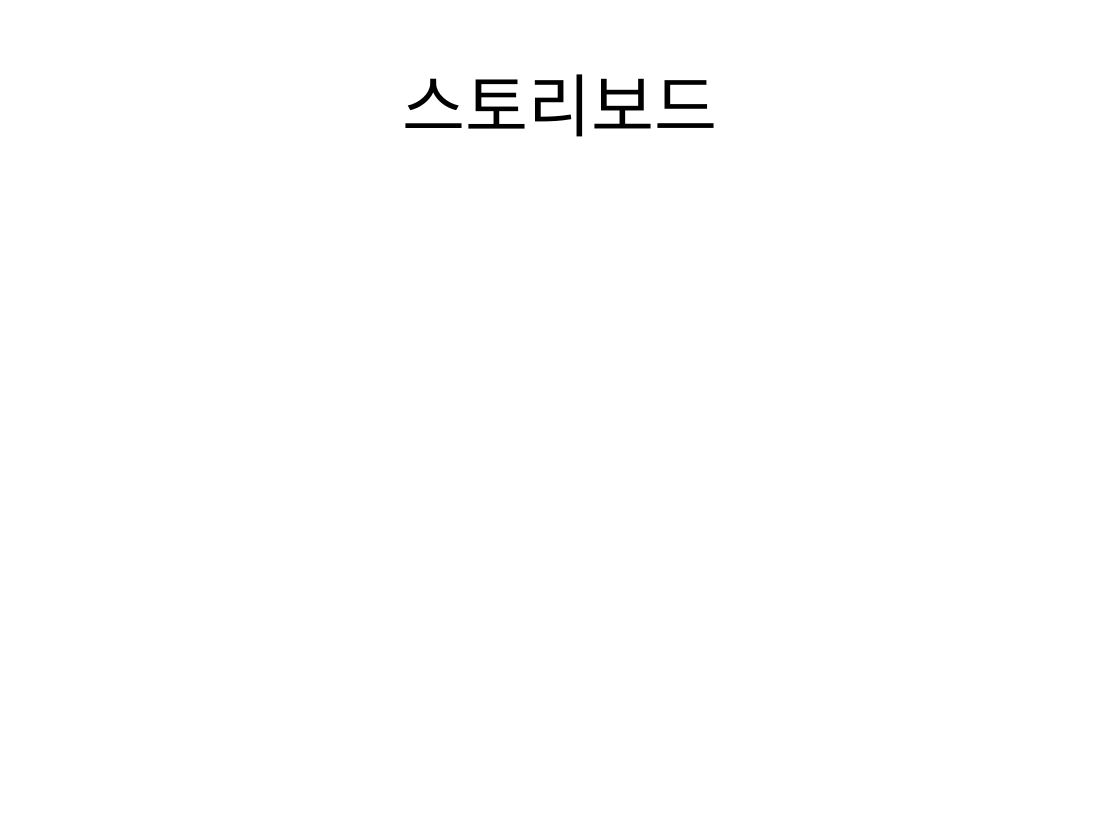
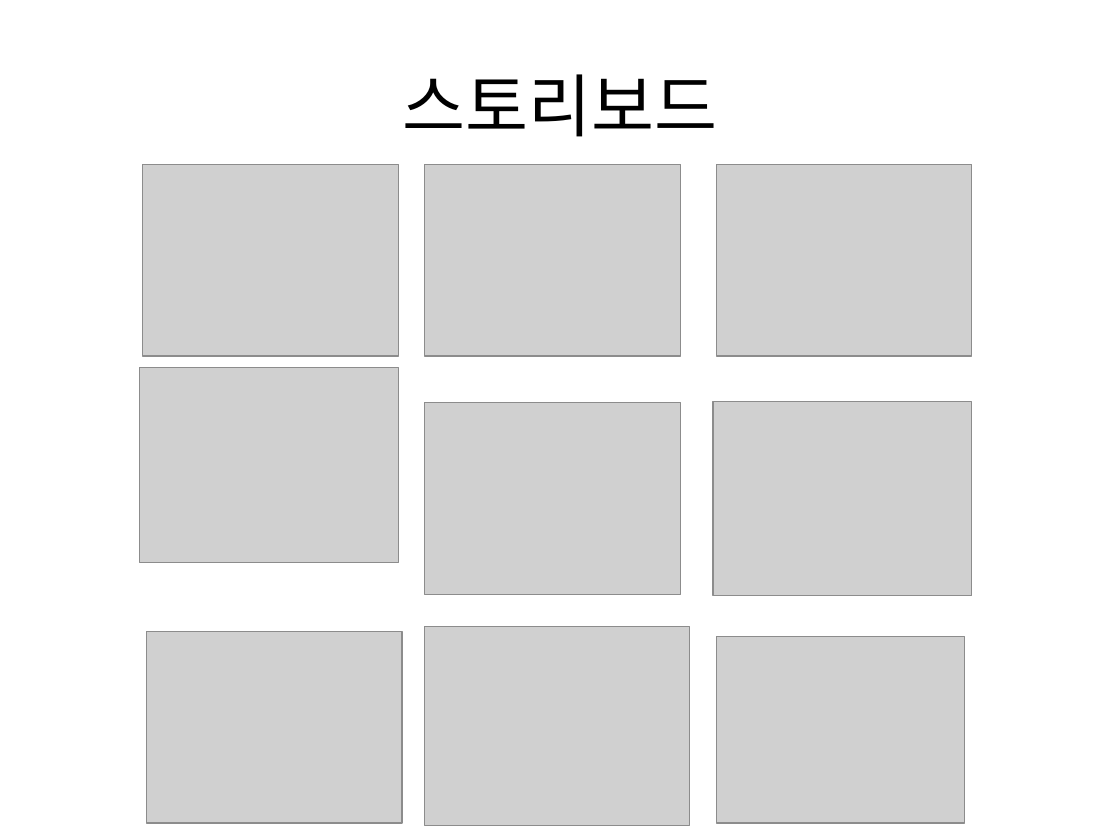
Before and after one commit to yeonjihyo/Leather, a slide deck: slide 12 of leather_last/JH Leather PPT.pptx (slide 6 before the commit). Drawn at 1120x840 pixels with LibreOffice and Linux fonts; fonts in the diff are those of the drawing; grey boxes stand for pictures. Boxes give left, top, right and bottom in pixels: in the first picture for what was removed or moved away, otherwise in the second. Text is boxed around its words. In the diff, an @@ line names an element or a change of style, - is before the commit and + after.

```diff
--- a/leather_last/JH Leather PPT.pptx
+++ b/leather_last/JH Leather PPT.pptx
@@ picture added at <box>143,165,399,356</box> @@
@@ picture added at <box>424,165,680,356</box> @@
@@ picture added at <box>716,165,971,356</box> @@
@@ picture added at <box>139,367,399,562</box> @@
@@ picture added at <box>424,402,680,594</box> @@
@@ picture added at <box>713,402,972,596</box> @@
@@ picture added at <box>424,626,689,824</box> @@
@@ picture added at <box>147,632,402,823</box> @@
@@ picture added at <box>716,636,964,823</box> @@
```
Also in this commit, not shown: 6 other slides changed, 6 slides added, 31 other files.
